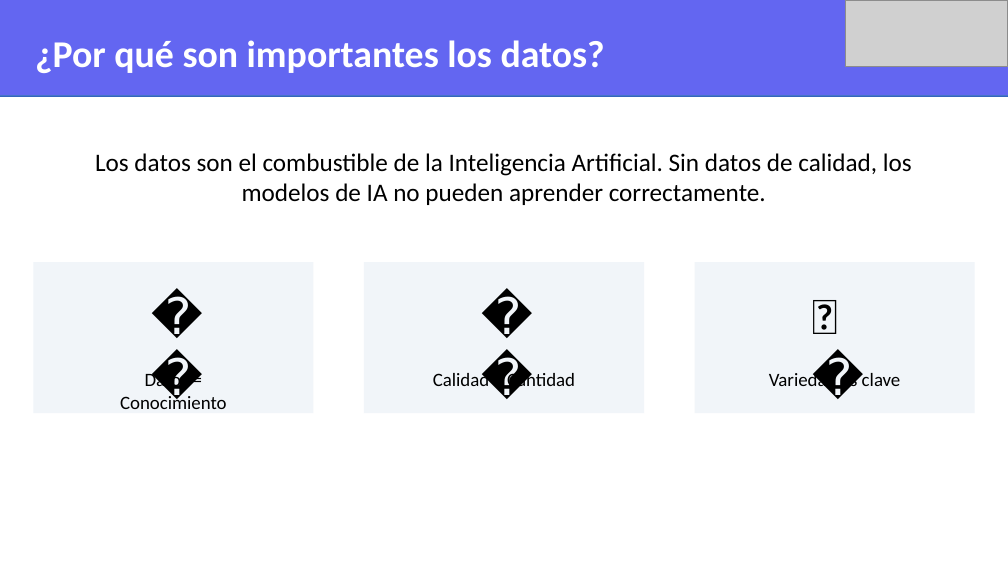
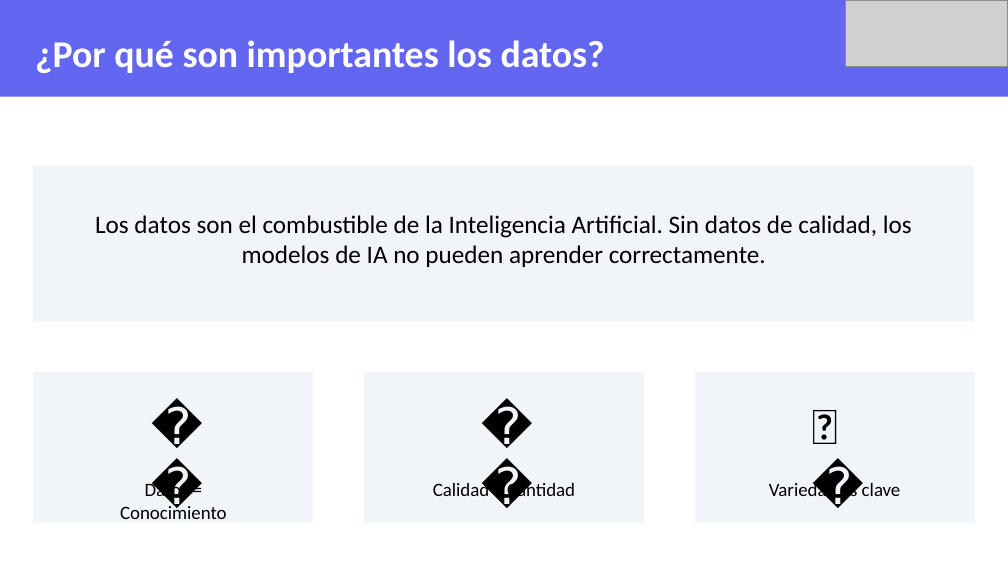
Before and after one commit to wallparianalytics/MentesDigitales, a slide deck: slide 3 of Sesión 6.pptx. Drawn at 1008x567 pixels with LibreOffice and Linux fonts; fonts in the diff are those of the drawing; grey boxes stand for pictures. Boxes give left, top, right and bottom in pixels: in the first picture for what was removed or moved away, otherwise in the second. Text is boxed around its words. In the diff, an @@ line names an element or a change of style, - is before the commit and + after.

```diff
--- a/Sesión 6.pptx
+++ b/Sesión 6.pptx
@@ rectangle added at [33,165,974,322], fill #F1F5F9 @@
@@ text "Los datos son el combustible ...": place and size @@
-text "Los datos son el combustible ..." at [95,153,912,205]
+text "Los datos son el combustible ..." at [95,215,912,267]
@@ 6 texts, 3 rectangles: place and size @@
-6 texts, 3 rectangles at [33,262,975,413]
+6 texts, 3 rectangles at [33,372,975,523]
```
Also in this commit, not shown: 6 other slides changed, 3 slides added, 3 slides removed, 1 other file.
